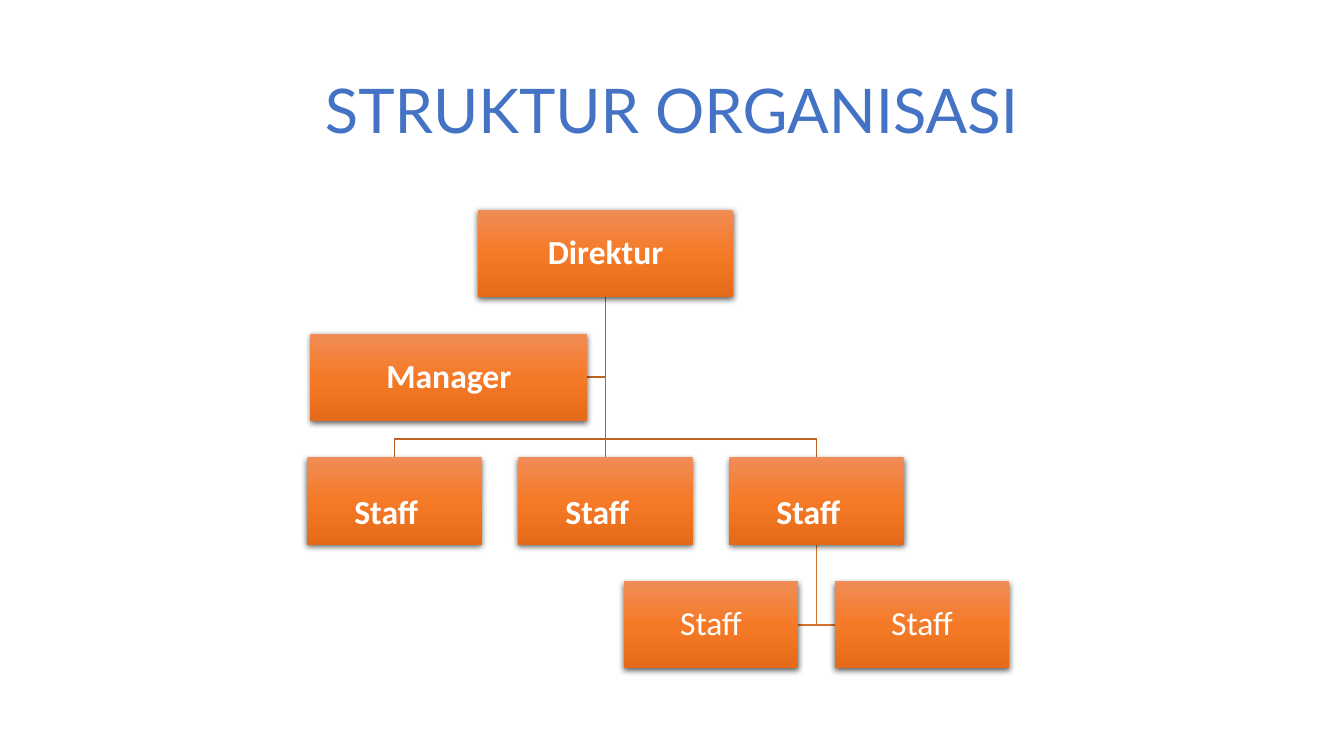
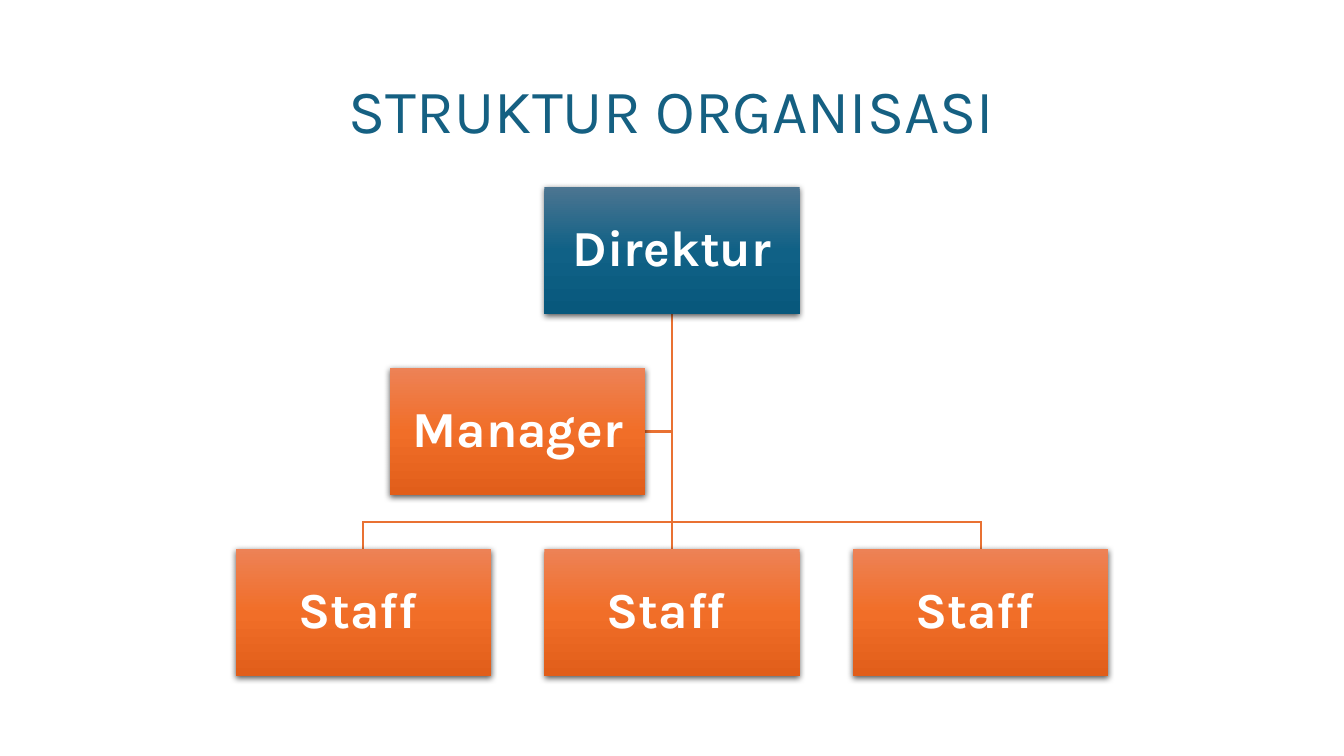
Before and after one commit to onysu/kursus, a slide deck: slide 1 of assets/files/Struktur-Organisasi.pptx. Drawn at 1344x756 pixels with LibreOffice and Linux fonts; fonts in the diff are those of the drawing. Boxes give left, top, right and bottom in pixels: in the first picture for what was removed or moved away, otherwise in the second. Text is boxed around its words. In the diff, an @@ line names an element or a change of style, - is before the commit and + after.

```diff
--- a/assets/files/Struktur-Organisasi.pptx
+++ b/assets/files/Struktur-Organisasi.pptx
@@ title "STRUKTUR ORGANISASI" at [349,93,994,134]: font Lato to Karla, text colour #4472C4 to #156082 @@
@@ text "Direktur": place and size @@
-text "Direktur" at [548,240,663,264]
+text "Direktur" at [573,230,772,267]
@@ rectangle: place and size @@
-rectangle at [478,210,733,297]
+rectangle at [544,187,800,315]
@@ rectangle at [544,187,800,315]: fill gradient #F18C57 to #F67B28 to #E56C19 to gradient #4C7591 to #106287 to #09597D @@
@@ freeform shape at [363,315,671,549]: outline #BE6427 1 pt to #E97132 1.5 pt @@
@@ freeform shape: place and size @@
-freeform shape at [394,297,605,458]
+freeform shape at [363,315,671,549]
@@ freeform shape: place and size @@
-freeform shape at [601,297,611,458]
+freeform shape at [645,315,673,432]
@@ freeform shape at [645,315,673,432]: outline #BE6427 1 pt to #E97132 1.5 pt @@
@@ freeform shape added at [667,315,678,549], outline #E97132 1.5 pt @@
@@ freeform shape added at [673,315,981,549], outline #E97132 1.5 pt @@
@@ text "Manager": place and size @@
-text "Manager" at [386,366,511,394]
+text "Manager" at [413,414,623,460]
@@ fill gradient #F18C57 to #F67B28 to #E56C19 to gradient #ED8257 to #F26E29 to #E25F1A in 3 elements at [544,549,800,678], [853,549,1108,678], [390,368,645,496] @@
@@ rectangle: place and size @@
-rectangle at [311,334,588,421]
+rectangle at [390,368,645,496]
@@ group removed at [308,297,904,625]: 4 freeform shapes, 3 rectangles, 2 texts @@
-Staff
-Staff
@@ size 24 to 36 pt, font Calibri to Karla; more space between paragraphs in 3 elements at [573,230,772,267], [413,414,623,460], [298,593,416,629] @@
@@ text "Staff": place and size @@
-text "Staff" at [354,500,418,525]
+text "Staff" at [298,593,416,629]
@@ rectangle added at [236,549,491,678], fill gradient #ED8257 to #F26E29 to #E25F1A @@
@@ text "Staff": place and size @@
-text "Staff" at [680,611,742,635]
+text "Staff" at [607,593,725,629]
@@ text "Staff" at [607,593,725,629]: size 24 to 36 pt, font Calibri to Karla, bold on; more space between paragraphs @@
@@ rectangle: place and size @@
-rectangle at [624,582,799,669]
+rectangle at [544,549,800,678]
@@ text "Staff" at [915,593,1033,629]: size 24 to 36 pt, font Calibri to Karla, bold on; more space between paragraphs @@
@@ text "Staff": place and size @@
-text "Staff" at [891,611,953,635]
+text "Staff" at [915,593,1033,629]
@@ rectangle: place and size @@
-rectangle at [835,582,1009,669]
+rectangle at [853,549,1108,678]
```
Also in this commit, not shown: 2 other slides changed, 3 other files.
